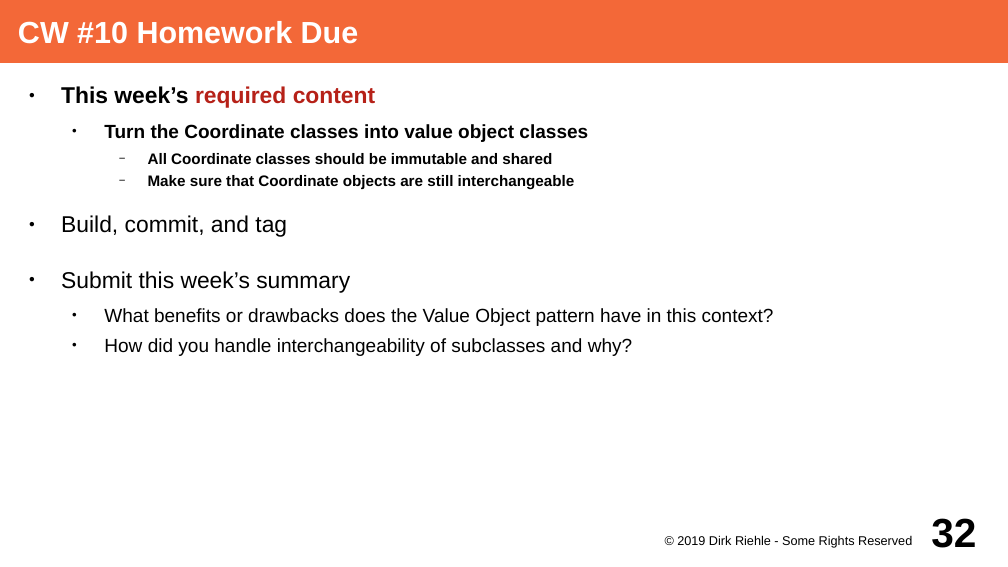
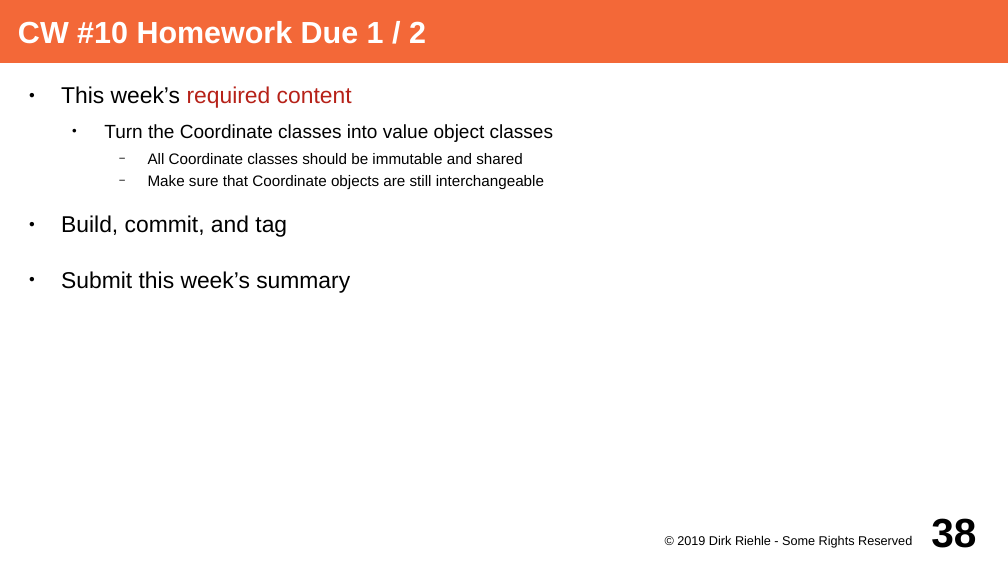
Before and after one commit to dirkriehle/adap-course, a slide deck: slide 38 of Lecture Slides/ADAP A02 - Course Schedule.odp (slide 32 before the commit). Drawn at 1008x567 pixels with LibreOffice and Linux fonts; fonts in the diff are those of the drawing. Boxes give left, top, right and bottom in pixels: in the first picture for what was removed or moved away, otherwise in the second. Text is boxed around its words. In the diff, an @@ line names an element or a change of style, - is before the commit and + after.

```diff
--- a/Lecture Slides/ADAP A02 - Course Schedule.odp
+++ b/Lecture Slides/ADAP A02 - Course Schedule.odp
@@ title at (18, 21, 426, 44): text changed @@
-CW #10 Homework Due
+CW #10 Homework Due 1 / 2
@@ text at (61, 86, 553, 189): bold off in "This week’s required content", "Turn the Coordinate classes into value object ...", "All Coordinate classes should be immutable and ...", "Make sure that Coordinate objects are still ..." @@
@@ text at (104, 308, 774, 356): paragraphs removed @@
-  ● What benefits or drawbacks does the Value Object pattern have in this context?
-  ● How did you handle interchangeability of subclasses and why?
@@ page number at (931, 518, 976, 548): text changed @@
-32
+38
```
Also in this commit, not shown: 34 other slides changed, 10 slides added, 7 other files.
